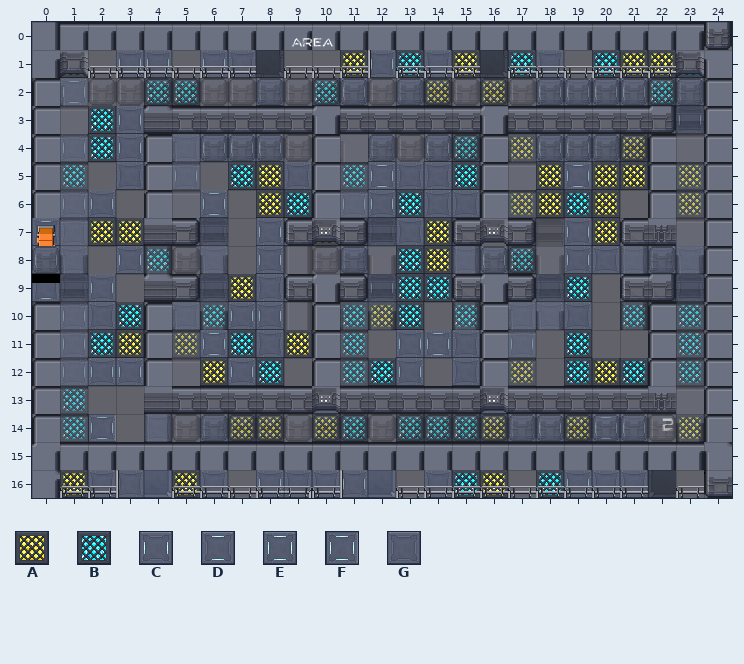
Tiled map: cocos/Code/assets/resources/map/map_1-2-E-2.tmx. Above: the version before the commit.
Cells are 32x32 px. Shown: x 0..24, y 0..16. Tiles whose own drawing changed are shown in their newer look in all pictures.
Key: from "scifi_tileset_02": A 141, B 142, C 144, D 145, E 146, F 146 turned 90, G 147.
_ is an empty cell, # one hidden under a higher layer.
Layers that did not change in this view are not listed.
Layer "f" before, first column x 0:
 0 ####_#_#_############_#__
 1 #A_CC_CG___ACBGA#BG_BAAB#
 2 AE__BB__G_BC_GA_A_CCCCBGB
 3 G_BC_#####_##_##_###__CC_
 4 _CBC_GCCC_B_G_CBBACCGAA_C
 5 BB_GCC_BAGABEGGBC_AEAAAAC
 6 GCC___E_ABCCCBGGBAABA_BAG
 7 DGAA#GG_CCABGGAA_B_CA_#_A
 8 #G_CB_G_C__G_BAGCB_CGGGGA
 9 DGC_#AGAGG#CCBBC#_GB_GAGC
10 ACGBCGBCC__BAB_BAGGG_BBBG
11 ACBAAAEBGAAB_CEGCC_B__AB_
12 ACCCB_ACB_GBBC_G_A_BABGB_
13 _B__######C##_##C####_#_C
14 DBF_G_GAA_AB_BBBAGCAEC_AA
15 #_#####_########__###__##
16 _AGG#AG_CGGC__GBA_BCGG___
New version:
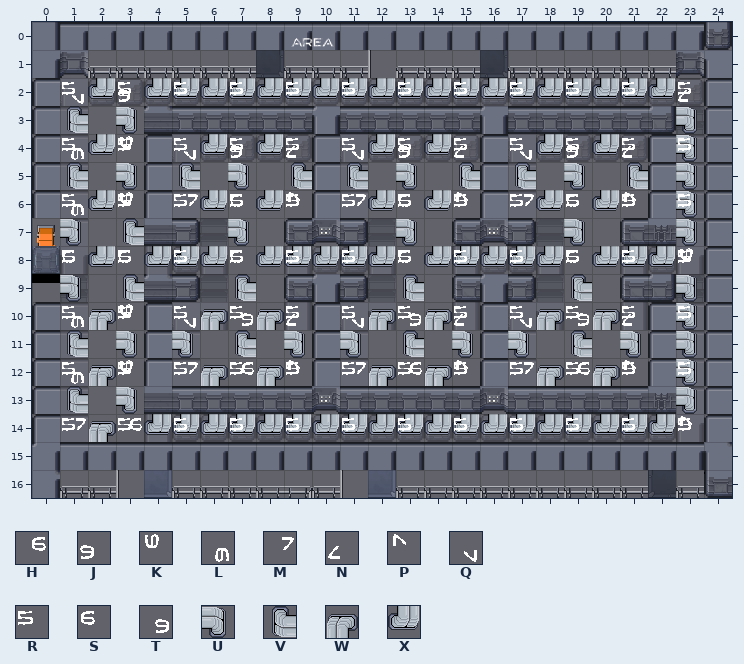
Further tiles: from "scifi_tileset_02": H 158, J 158 turned 180, K 158 turned 270, L 158 turned 90, M 159, N 159 turned 180, P 159 turned 270, Q 159 turned 90, R 167, S 168, T 168 turned 180, U 178, V 178 turned 180, W 178 turned 270, X 178 turned 90.
Tiles of an added or newly shown layer are drawn over the layers below it.
From old to new:
Changed rows in their new state; . is an unchanged cell.
Layer "f":
first column x 0:
 1 ._.__.__..._____.__.____
 2 ._..__.._.__.__._.______
 3 ..__..................._
 4 .___.____..._.__._____..
 5 ._._._.___._____..____._
 6 .__..._.__._____.____.._
 7 ____.__.________._.__...
 8 ._.__._._.._._____._____
 9 ___.._____._____..__._._
10 .___.____..___._.___._._
11 .___._____._.___._._..._
12 .___..___..___._._.___._
13 ._........_....._.......
14 .__._.___.__._________._
16 .___.__.____..___.____..
Layer "Tile Layer 5" (added):
first column x 1:
 2 QXJXXXXXXXXXXXXXXXXXXXN
 3 V.U...................U
 4 LXK.QXJXN.QXJXN.QXJXN.U
 5 V.U.V.U.V.V.U.V.V.U.V.U
 6 LXK.MXSXP.MXSXP.MXSXP.U
 7 U.V...U.....U.....U...U
 8 SXSXXXSXXXXXSXXXXXSXXXK
 9 U.V...V.....V.....V...U
10 LWK.QWTWN.QWTWN.QWTWN.U
11 V.U.U.V.U.U.V.U.U.V.U.U
12 LWK.MWHWP.MWHWP.MWHWP.U
13 V.U...................U
14 MWHXXXXXXXXXXXXXXXXXXXP
Layer "Tile Layer 6" (added):
first column x 1:
 2 R.R.R.R.R.R.R.R.R.R.R.R
 4 R.R.R.R.R.R.R.R.R.R.R.R
 6 R.R.R.R.R.R.R.R.R.R.R.R
 8 R.R.R.R.R.R.R.R.R.R.R.R
10 R.R.R.R.R.R.R.R.R.R.R.R
12 R.R.R.R.R.R.R.R.R.R.R.R
14 R.R.R.R.R.R.R.R.R.R.R.R
Boxes around the changes in both pictures, in picture pixels (x1, y1, x2, y2):
changed: (32, 50, 704, 442)
removed: (60, 470, 144, 498)
removed: (172, 470, 228, 498)
removed: (256, 470, 368, 498)
removed: (424, 470, 508, 498)
removed: (536, 470, 648, 498)
